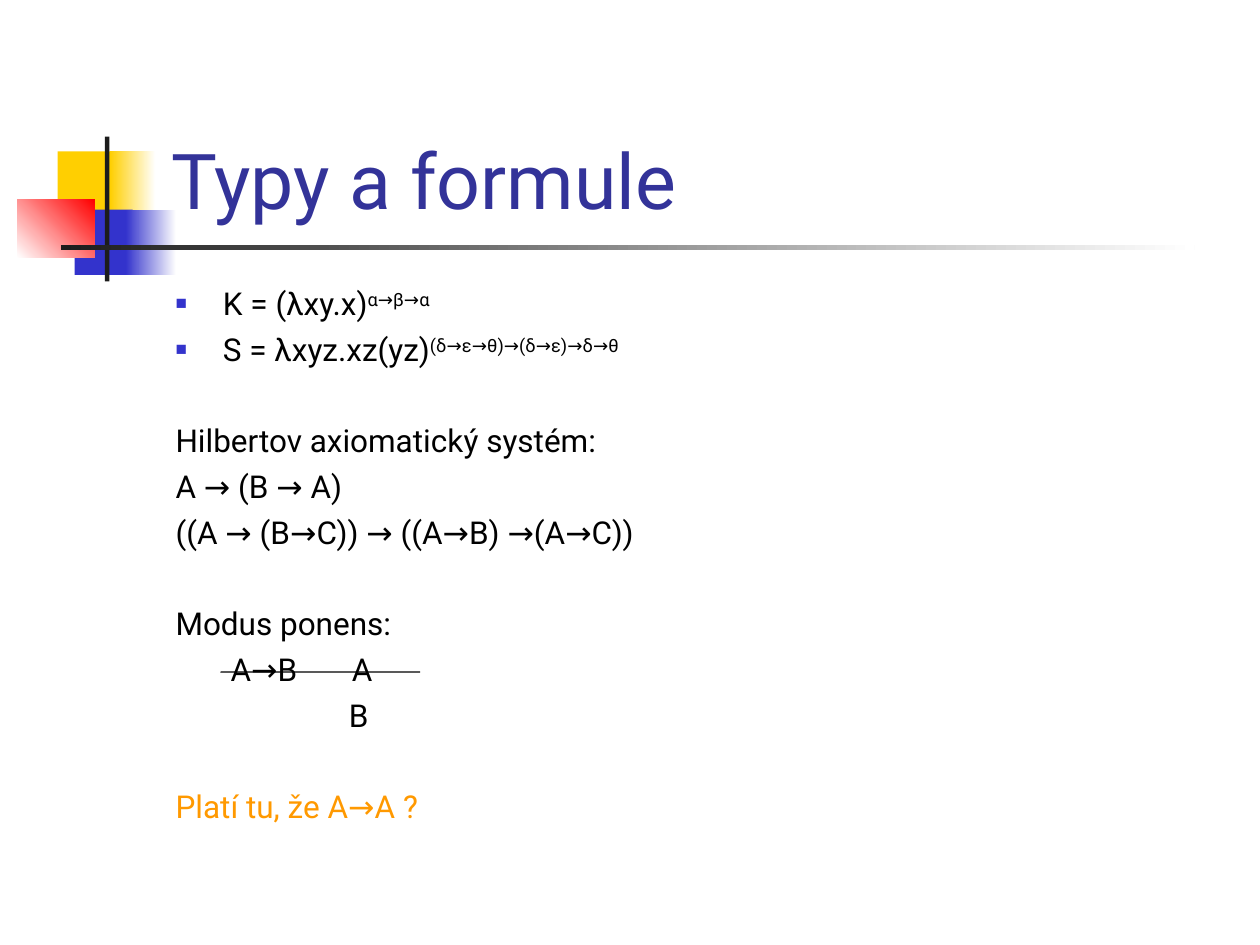
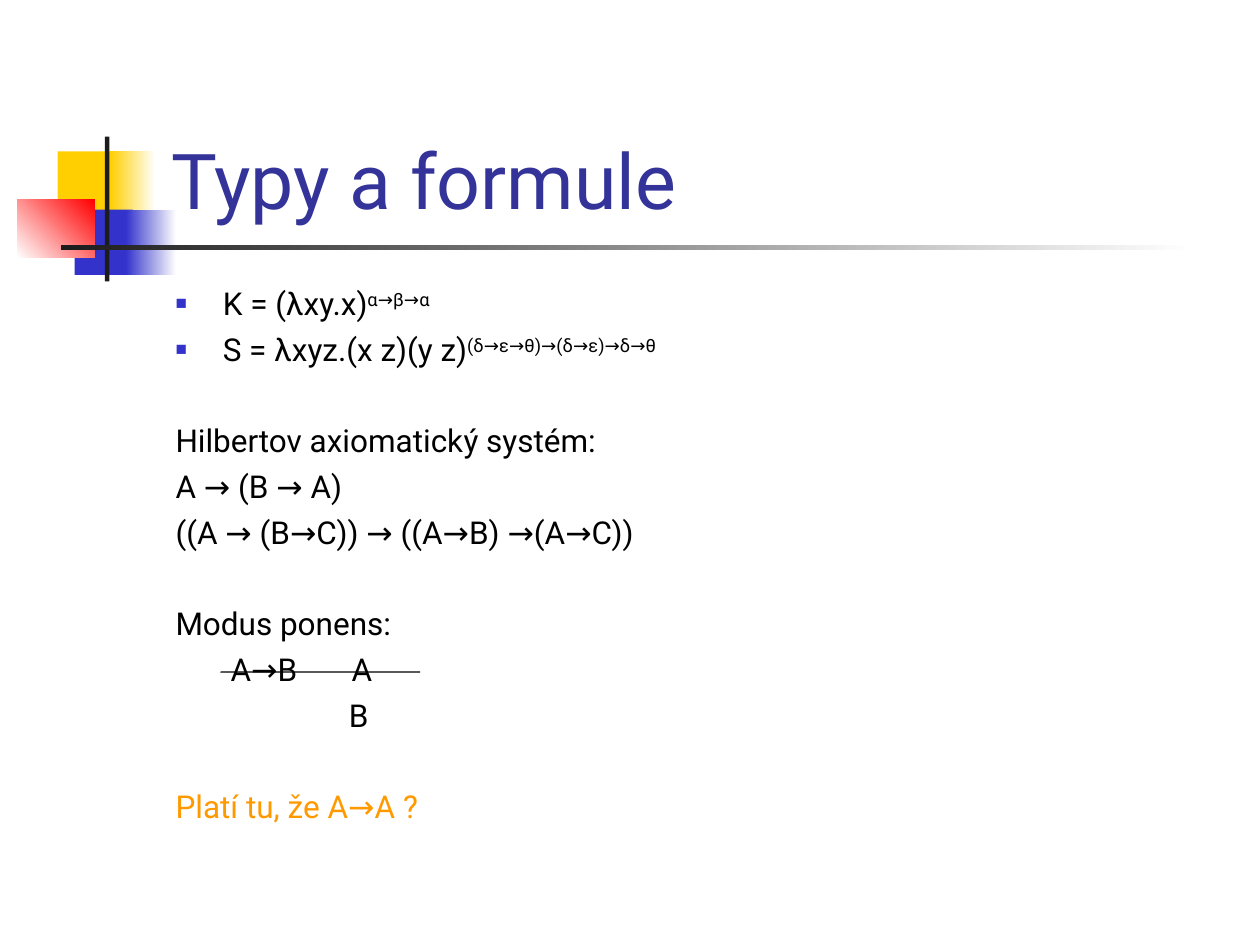
Before and after one commit to Funkcionalne/Prednasky, a slide deck: slide 29 of 08/08_fpro.ppt (slide 30 before the commit). Drawn at 1260x945 pixels with LibreOffice and Linux fonts; fonts in the diff are those of the drawing. Boxes give left, top, right and bottom in pixels: in the first picture for what was removed or moved away, otherwise in the second. Text is boxed around its words. In the diff, an @@ line names an element or a change of style, - is before the commit and + after.

```diff
--- a/08/08_fpro.ppt
+++ b/08/08_fpro.ppt
@@ text at <box>223,336,656,368</box>: text changed @@
-■ S = λxyz.xz(yz)(δ→ε→θ)→(δ→ε)→δ→θ
+■ S = λxyz.(x z)(y z)(δ→ε→θ)→(δ→ε)→δ→θ
```
Also in this commit, not shown: 5 other slides changed, 1 other file.
